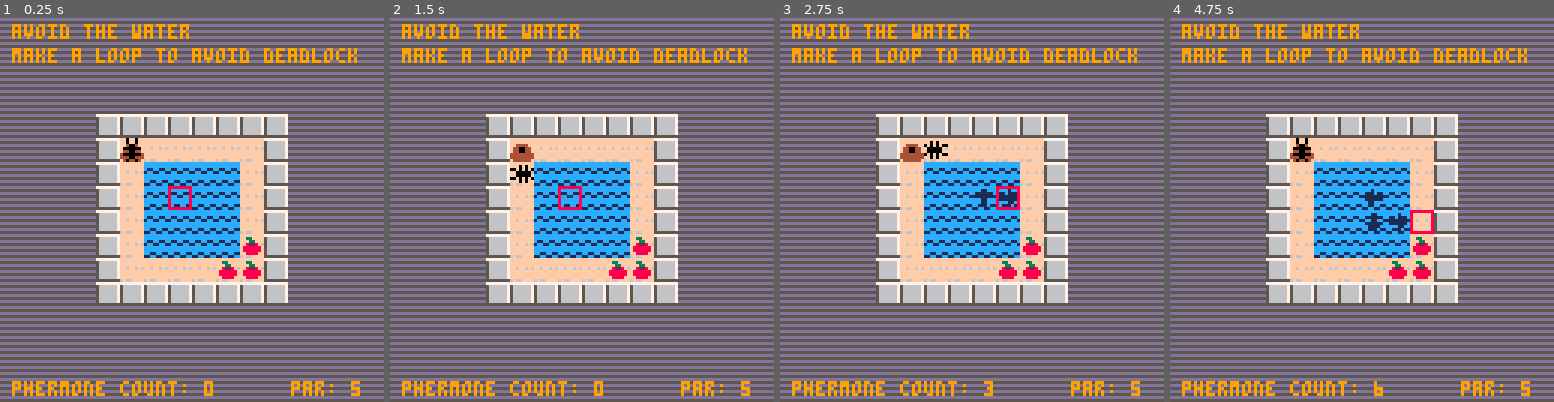
Above: before the commit, frames 1-4 (left to right).
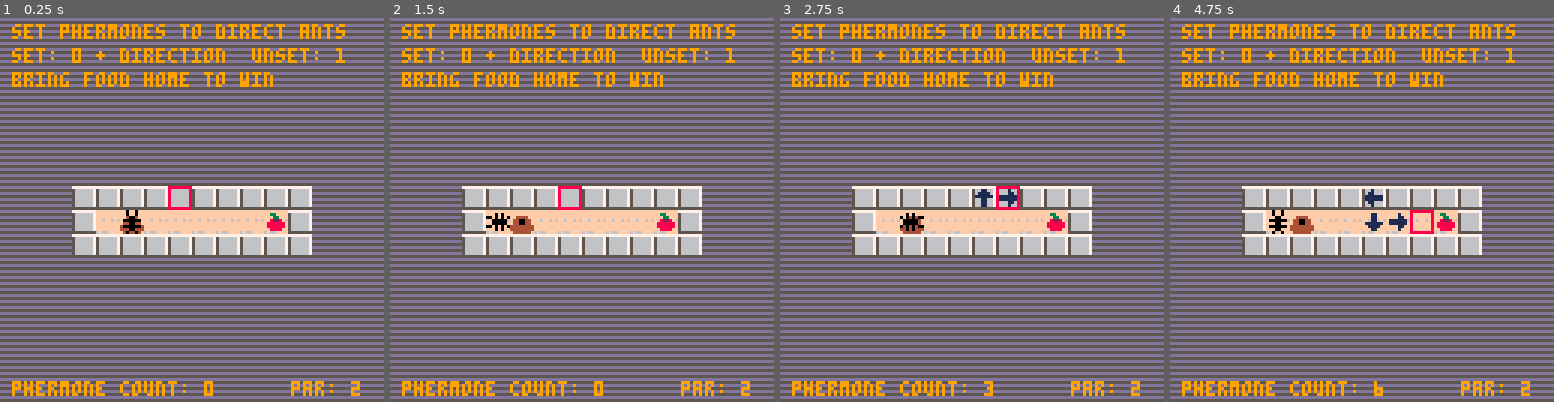
Above: after the commit, the same moments.

Repository: josephburnett/colony8
Game: PICO-8 cartridge colony8.p8
The game is run twice, just before and just after one commit, with the same random seed, the same clock (stepped at 60 frames per second) and the same inputs.
Inputs:
- Up to frame 1 (0.25 s): no input
- Up to frame 2 (1.5 s): tap X (X key) at 0.33, 1.07 s; tap O (Z key) at 0.7 s
- Up to frame 3 (2.75 s): hold Right 1.6-2.1 s; tap O (Z key) at 1.7, 2.1, 2.5 s; tap X (X key) at 1.85 s; hold Up 2.15-2.42 s; hold Right from 2.47 s (still down)
- Up to frame 4 (4.75 s): tap O (Z key) every 0.4 s from 2.9 to 4.5 s; tap X (X key) at 2.97, 4.08 s; release Right at 3.03 s; hold Left 3.08-3.58 s; hold Down 3.63-3.97 s; hold Right 4.02-4.68 s; hold Up from 4.73 s (still down)

The runs differ from the first frame. In frame 1, 27% of the frame differs, in the area x 3-94%, y 1-98%; in frame 2, 27%; in frame 3, 27%; in frame 4, 27%.

Commit message:
Training level 3.

Diff:
--- a/colony8.p8
+++ b/colony8.p8
@@ -2,21 +2,24 @@
 version 8
 __lua__
 
-level=2
+level=1
 
 level_data={
-   {hint={"lay phermones to direct ants",
+   {hint={"set phermones to direct ants",
           "set: 0 + direction  unset: 1",
           "bring food home to win"},
     par=2,win=2,map=5},
    {hint={"avoid the water",
           "make a loop to avoid deadlock"},
     par=5,win=4,map=6},
-   {hint={"bring all the food home"},
+   {hint={"use rocks to cross water"},
+    par=3,win=2,map=7},
+   {hint={"level 1: get all the food",
+          "use fewer phermones to beat par"},
     par=13,win=19,map=1},
    {hint={"one at a time"},
     par=26,win=7,map=2},
-   {hint={"drop rocks in the water"},
+   {hint={"bridge"},
     par=9,win=5,map=3},
    {map=4}
 }
@@ -500,6 +503,7 @@
       if is_game_over() then
          local s=score-l.par
          print("you win! golf score: "..s,4,2,8)
+         print("press any key to continue",4,10,8)
       else
          local hs=l.hint
          if hs!=nil then
@@ -653,165 +657,165 @@
 0001020000000000000000000000000000000200000000000000000000000000000800000000000000000000000000000004000000000000000000000000000000000000000000000000000000000000000000000000000000000000000000000000000000000000000000000000000000000000000000000000000000000000
 0000000000000000000000000000000000000000000000000000000000000000000000000000000000000000000000000000000000000000000000000000000000000000000000000000000000000000000000000000000000000000000000000000000000000000000000000000000000000000000000000000000000000000
 __map__
-2121212121211010101010101010101010101010101010101010101010101010212121212121212121212121212121212121212121212121111111111111212132323232323232323232323232323232323232323232323232323232323232323232323232323232323232323232323200000000000000000000000000000000
-2121212110101010101010101010101010101110101010101010101111111111212121212121212121212121212121212121212121212111111313131010212132333232323332333332323332323332323232323232323232323232323232323232323232323232323232323232323200000000000000000000000000000000
-2121211010101010101010101010101010101010101010101010101010101111212121212121212121212121212121212121212121212111101010101010212132323332333233323233323332323332323232323232323232323232323232323232323232323232323232323232323200000000000000000000000000000000
-2121101010101010101010101010201010101001101010101010101010101010212121211010101010212121212121212110111021212111111010101010212132323233323233323233323332323332323232323232323232323232323232323232323232323232323232323232323200000000000000000000000000000000
-2110101010313110101010311010101010101010101010101010323232323232212121101010101010212121212121211011111021212121211010101021212132323233323233323233323332323332323232323232323232323232323232323232323231313131313131313232323200000000000000000000000000000000
-1010101010313232101010311010011010101010101010101032323232323232212110101010101010102121212121212110102121212121211010102121212132323233323233323233323332323332323232323232323232323232323232323232323231011010101010313232323200000000000000000000000000000000
-1110101010313232321010313131313110101010101010103232321010101010211010101001101010103221212121212121212121212121212121212121212132323233323232333332323233333232323232323232323232323232323232323232323231102121212110313232323200000000000000000000000000000000
-1110101010313232321010101010101010101010101010323232101010101011212121101010101010213221212121212121212121212121212121212121212132323232323232323232323232323232323232313131313131313131313232323232323231102121212110313232323200000000000000000000000000000000
-1110101010313232323232101010101111111010101010323210101010101111212121101010101021213221212121212121212121212121211010102121212132323232323232323232323232323232323232311001101010101013313232323232323231102121212110313232323200000000000000000000000000000000
-1110101111313232323232323111111111111111101010323210101011111111212121211010102121213221212121212121111121212121101013131021212132333232323332333333323332323332323232313131313131313131313232323232323231102121212113313232323200000000000000000000000000000000
-1010111111313232323232323111111111111111313131323231313111111111212121212121212121211010102121212111111111111110101010101010212132333232323332323332323333323332323232323232323232323232323232323232323231101010101313313232323200000000000000000000000000000000
-1010111111313232323232323111111111111111313333333333333111111111212121212121211010101010101021212111201111201010100111111110212132333232323332323332323332333332323232323232323232323232323232323232323231313131313131313232323200000000000000000000000000000000
-2111111111313232323232323111111111111111313333333333333111111111212121212121101013131310101021212111111111111010101111111010212132333233323332323332323332333332323232323232323232323232323232323232323232323232323232323232323200000000000000000000000000000000
-2110111111313232323232323111111111111111313333333333333111111111212121212110101013131310101021212111112011111120101010101021212132333332333332333333323332323332323232323232323232323232323232323232323232323232323232323232323200000000000000000000000000000000
-2121101111313131313131313111111011111111313131313131313111111111212121212121101010101010212121212121111121211010102121212121212132323232323232323232323232323232323232323232323232323232323232323232323232323232323232323232323200000000000000000000000000000000
-2121101010101010101010101010101010101010101010101010101010101010212121212121212121212121212121212121212121212121212121212121212110101010101010101010101010101001323232323232323232323232323232323232323232323232323232323232323200000000000000000000000000000000
-0000000000000000000000000000000000000000000000000000000000000000000000000000000000000000000000000000000000000000000000000000000000000000000000000000000000000000000000000000000000000000000000000000000000000000000000000000000000000000000000000000000000000000
-0000000000000000000000000000000000000000000000000000000000000000000000000000000000000000000000000000000000000000000000000000000000000000000000000000000000000000000000000000000000000000000000000000000000000000000000000000000000000000000000000000000000000000
-0000000000000000000000000000000000000000000000000000000000000000000000000000000000000000000000000000000000000000000000000000000000000000000000000000000000000000000000000000000000000000000000000000000000000000000000000000000000000000000000000000000000000000
-0000000000000000000000000000000000000000000000000000000000000000000000000000000000000000000000000000000000000000000000000000000000000000000000000000000000000000000000000000000000000000000000000000000000000000000000000000000000000000000000000000000000000000
-0000000000000000000000000000000000000000000000000000000000000000000000000000000000000000000000000000000000000000000000000000000000000000000000000000000000000000000000000000000000000000000000000000000000000000000000000000000000000000000000000000000000000000
-0000000000000000000000000000000000000000000000000000000000000000000000000000000000000000000000000000000000000000000000000000000000000000000000000000000000000000000000000000000000000000000000000000000000000000000000000000000000000000000000000000000000000000
-0000000000000000000000000000000000000000000000000000000000000000000000000000000000000000000000000000000000000000000000000000000000000000000000000000000000000000000000000000000000000000000000000000000000000000000000000000000000000000000000000000000000000000
-0000000000000000000000000000000000000000000000000000000000000000000000000000000000000000000000000000000000000000000000000000000000000000000000000000000000000000000000000000000000000000000000000000000000000000000000000000000000000000000000000000000000000000
-0000000000000000000000000000000000000000000000000000000000000000000000000000000000000000000000000000000000000000000000000000000000000000000000000000000000000000000000000000000000000000000000000000000000000000000000000000000000000000000000000000000000000000
-0000000000000000000000000000000000000000000000000000000000000000000000000000000000000000000000000000000000000000000000000000000000000000000000000000000000000000000000000000000000000000000000000000000000000000000000000000000000000000000000000000000000000000
-0000000000000000000000000000000000000000000000000000000000000000000000000000000000000000000000000000000000000000000000000000000000000000000000000000000000000000000000000000000000000000000000000000000000000000000000000000000000000000000000000000000000000000
-0000000000000000000000000000000000000000000000000000000000000000000000000000000000000000000000000000000000000000000000000000000000000000000000000000000000000000000000000000000000000000000000000000000000000000000000000000000000000000000000000000000000000000
-0000000000000000000000000000000000000000000000000000000000000000000000000000000000000000000000000000000000000000000000000000000000000000000000000000000000000000000000000000000000000000000000000000000000000000000000000000000000000000000000000000000000000000
-0000000000000000000000000000000000000000000000000000000000000000000000000000000000000000000000000000000000000000000000000000000000000000000000000000000000000000000000000000000000000000000000000000000000000000000000000000000000000000000000000000000000000000
-0000000000000000000000000000000000000000000000000000000000000000000000000000000000000000000000000000000000000000000000000000000000000000000000000000000000000000000000000000000000000000000000000000000000000000000000000000000000000000000000000000000000000000
-0000000000000000000000000000000000000000000000000000000000000000000000000000000000000000000000000000000000000000000000000000000000000000000000000000000000000000000000000000000000000000000000000000000000000000000000000000000000000000000000000000000000000000
-…(130 lines of a section not shown)…
+2121212121211010101010101010101010101010101010101010101010101010212121212121212121212121212121212121212121212121111111111111212132323232323232323232323232323232323232323232323232323232323232323232323232323232323232323232323232323232323232323232323232323232
+2121212110101010101010101010101010101010101010101010101010101010212121212121212121212121212121212121212121212111111313131010212132333232323332333332323332323332323232323232323232323232323232323232323232323232323232323232323232323232323232323232323232323232
+2121211010101010101010101010101010101010101010101010101010101111212121212121212121212121212121212121212121212111101010101010212132323332333233323233323332323332323232323232323232323232323232323232323232323232323232323232323232323232323232323232323232323232
+2121101010101010101010101010201010101001101010101010101010101010212121211010101010212121212121212110111021212111111010101010212132323233323233323233323332323332323232323232323232323232323232323232323232323232323232323232323232323232323232323232323232323232
+2110101010313110101010311010101010101010101010101010323232323232212121101010101010212121212121211011111021212121211010101021212132323233323233323233323332323332323232323232323232323232323232323232323231313131313131313232323232323232323232323232323232323232
+1010101010313232101010311010011010101010101010101032323232323232212110101010101010102121212121212110102121212121211010102121212132323233323233323233323332323332323232323232323232323232323232323232323231011010101010313232323232323232323232323232323232323232
+1110101010313232321010313131313110101010101010103232321010101010211010101001101010103221212121212121212121212121212121212121212132323233323232333332323233333232323232323232323232323232323232323232323231102121212110313232323232323131313131323232323232323232
+1110101010313232321010101010101010101010101010323232101010101011212121101010101010213221212121212121212121212121212121212121212132323232323232323232323232323232323232313131313131313131313232323232323231102121212110313232323232323110101031313131313131313232
+1110101010313232323232101010101111111010101010323210101010111111212121101010101021213221212121212121212121212121211010102121212132323232323232323232323232323232323232311001101010101013313232323232323231102121212110313232323232323110011010102010211013313232
+1110101111313232323232323111111111111111101010323210101011111111212121211010102121213221212121212121111121212121101013131021212132333232323332333333323332323332323232313131313131313131313232323232323231102121212113313232323232323110101031313131313131313232
+1010111111313232323232323111111111111111313131323231313111111111212121212121212121211010102121212111111111111110101010101010212132333232323332323332323333323332323232323232323232323232323232323232323231101010101313313232323232323131313131323232323232323232
+1010111111313232323232323111111111111111313333333333333111111111212121212121211010101010101021212111201111201010100111111110212132333232323332323332323332333332323232323232323232323232323232323232323231313131313131313232323232323232323232323232323232323232
+2111111111313232323232323111111111111111313333333333333111111111212121212121101013131310101021212111111111111010101111111010212132333233323332323332323332333332323232323232323232323232323232323232323232323232323232323232323232323232323232323232323232323232
+2110111111313232323232323111111111111111313333333333333111111111212121212110101013131310101021212111112011111120101010101021212132333332333332333333323332323332323232323232323232323232323232323232323232323232323232323232323232323232323232323232323232323232
+2121101111313131313131313111111011111111313131313131313111111111212121212121101010101010212121212121111121211010102121212121212132323232323232323232323232323232323232323232323232323232323232323232323232323232323232323232323232323232323232323232323232323232
+2121101010101010101010101010101010101010101010101010101010101010212121212121212121212121212121212121212121212121212121212121212110101010101010101010101010101001323232323232323232323232323232323232323232323232323232323232323232323232323232323232323232323232
+0000000000000000000000000000000000000000000000000000000000000000000000000000000000000000000000000000000000000000000000000000000000000000000000000000000000000000000000000000000000000000000000000000000000000000000000000000000000000000000000000000000000000000
+0000000000000000000000000000000000000000000000000000000000000000000000000000000000000000000000000000000000000000000000000000000000000000000000000000000000000000000000000000000000000000000000000000000000000000000000000000000000000000000000000000000000000000
+0000000000000000000000000000000000000000000000000000000000000000000000000000000000000000000000000000000000000000000000000000000000000000000000000000000000000000000000000000000000000000000000000000000000000000000000000000000000000000000000000000000000000000
+0000000000000000000000000000000000000000000000000000000000000000000000000000000000000000000000000000000000000000000000000000000000000000000000000000000000000000000000000000000000000000000000000000000000000000000000000000000000000000000000000000000000000000
+0000000000000000000000000000000000000000000000000000000000000000000000000000000000000000000000000000000000000000000000000000000000000000000000000000000000000000000000000000000000000000000000000000000000000000000000000000000000000000000000000000000000000000
+0000000000000000000000000000000000000000000000000000000000000000000000000000000000000000000000000000000000000000000000000000000000000000000000000000000000000000000000000000000000000000000000000000000000000000000000000000000000000000000000000000000000000000
+0000000000000000000000000000000000000000000000000000000000000000000000000000000000000000000000000000000000000000000000000000000000000000000000000000000000000000000000000000000000000000000000000000000000000000000000000000000000000000000000000000000000000000
+0000000000000000000000000000000000000000000000000000000000000000000000000000000000000000000000000000000000000000000000000000000000000000000000000000000000000000000000000000000000000000000000000000000000000000000000000000000000000000000000000000000000000000
+0000000000000000000000000000000000000000000000000000000000000000000000000000000000000000000000000000000000000000000000000000000000000000000000000000000000000000000000000000000000000000000000000000000000000000000000000000000000000000000000000000000000000000
+0000000000000000000000000000000000000000000000000000000000000000000000000000000000000000000000000000000000000000000000000000000000000000000000000000000000000000000000000000000000000000000000000000000000000000000000000000000000000000000000000000000000000000
+0000000000000000000000000000000000000000000000000000000000000000000000000000000000000000000000000000000000000000000000000000000000000000000000000000000000000000000000000000000000000000000000000000000000000000000000000000000000000000000000000000000000000000
+0000000000000000000000000000000000000000000000000000000000000000000000000000000000000000000000000000000000000000000000000000000000000000000000000000000000000000000000000000000000000000000000000000000000000000000000000000000000000000000000000000000000000000
+0000000000000000000000000000000000000000000000000000000000000000000000000000000000000000000000000000000000000000000000000000000000000000000000000000000000000000000000000000000000000000000000000000000000000000000000000000000000000000000000000000000000000000
+0000000000000000000000000000000000000000000000000000000000000000000000000000000000000000000000000000000000000000000000000000000000000000000000000000000000000000000000000000000000000000000000000000000000000000000000000000000000000000000000000000000000000000
+0000000000000000000000000000000000000000000000000000000000000000000000000000000000000000000000000000000000000000000000000000000000000000000000000000000000000000000000000000000000000000000000000000000000000000000000000000000000000000000000000000000000000000
+0000000000000000000000000000000000000000000000000000000000000000000000000000000000000000000000000000000000000000000000000000000000000000000000000000000000000000000000000000000000000000000000000000000000000000000000000000000000000000000000000000000000000000
+…(130 lines of a section not shown)…
